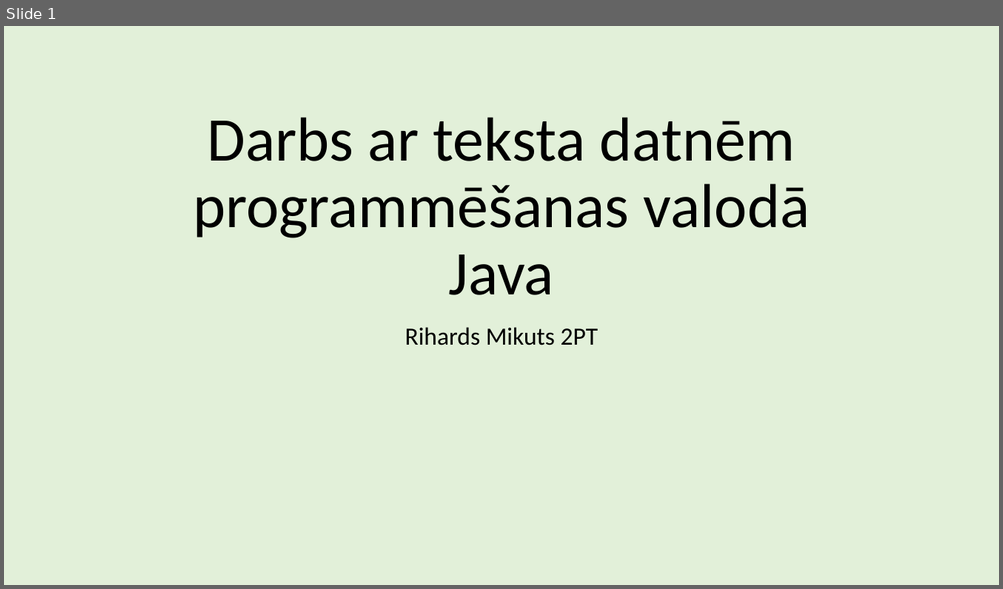
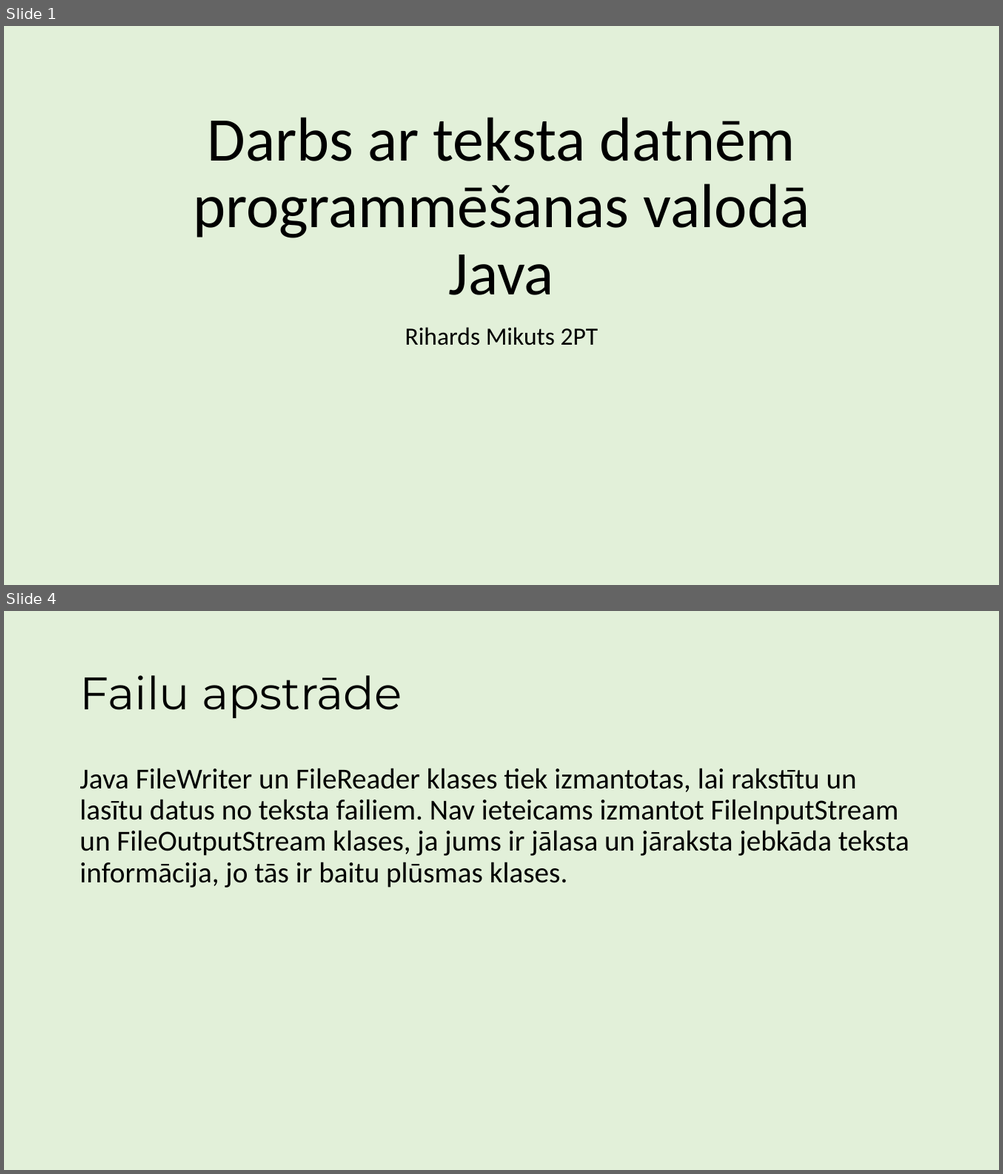
Before and after one commit to ricciss/TekstaDatnes, a slide deck: MacibuMaterials.pptx. Shown one above the other, each under a label of ours: slide 1 before the commit, slides 1 and 4 after it; the slides between them are not shown. The pictures are 1003x589 and 1003x1174 pixels, drawn with LibreOffice and Linux fonts; fonts in the diff are those of the drawing. Boxes give left, top, right and bottom in pixels: in the first picture for what was removed or moved away, otherwise in the second. Text is boxed around its words. In the diff, an @@ line names an element or a change of style, - is before the commit and + after.

Commit message:
Izveidota informācija par pakotni un FileWriter

```diff
--- a/MacibuMaterials.pptx
+++ b/MacibuMaterials.pptx
@@ slide 4 added at [4,611,999,1170], background #E2F0D9 @@
@@ title added at [79,675,401,718], 44 pt, text #000000 @@
+Failu apstrāde
@@ text added at [79,768,909,888], 28 pt, text #000000 @@
+Java FileWriter un FileReader klases tiek izmantotas, lai rakstītu un lasītu datus no teksta failiem. Nav ieteicams izmantot FileInputStream un FileOutputStream klases, ja jums ir jālasa un jāraksta jebkāda teksta informācija, jo tās ir baitu plūsmas klases.
```
Also in this commit, not shown: 1 slide changed, 7 other slides added.
